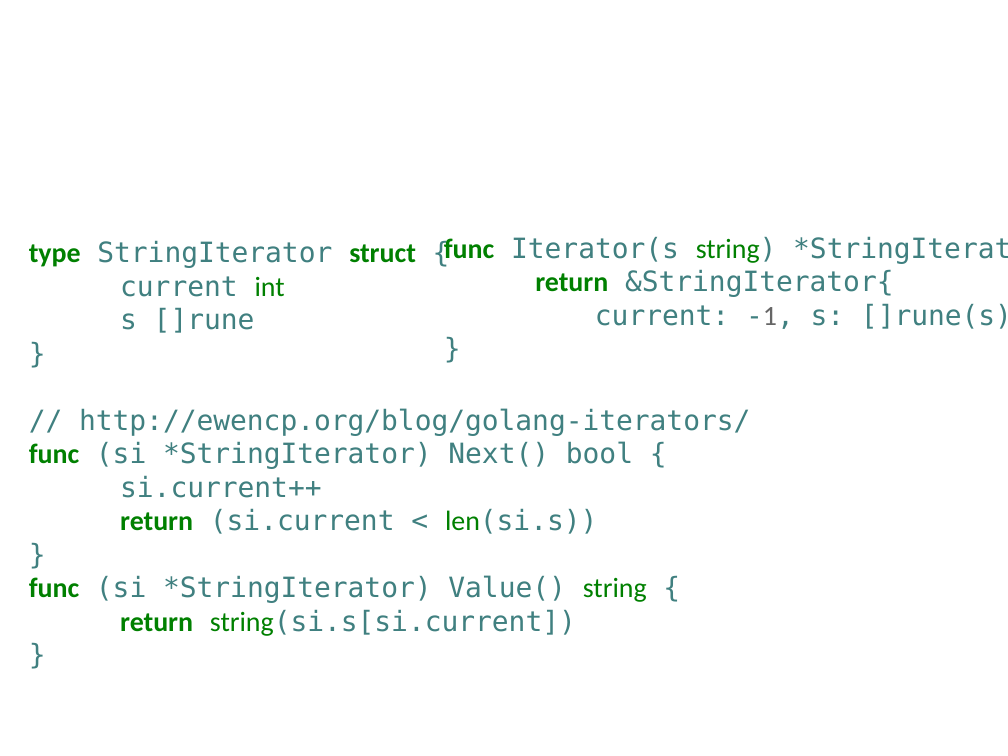
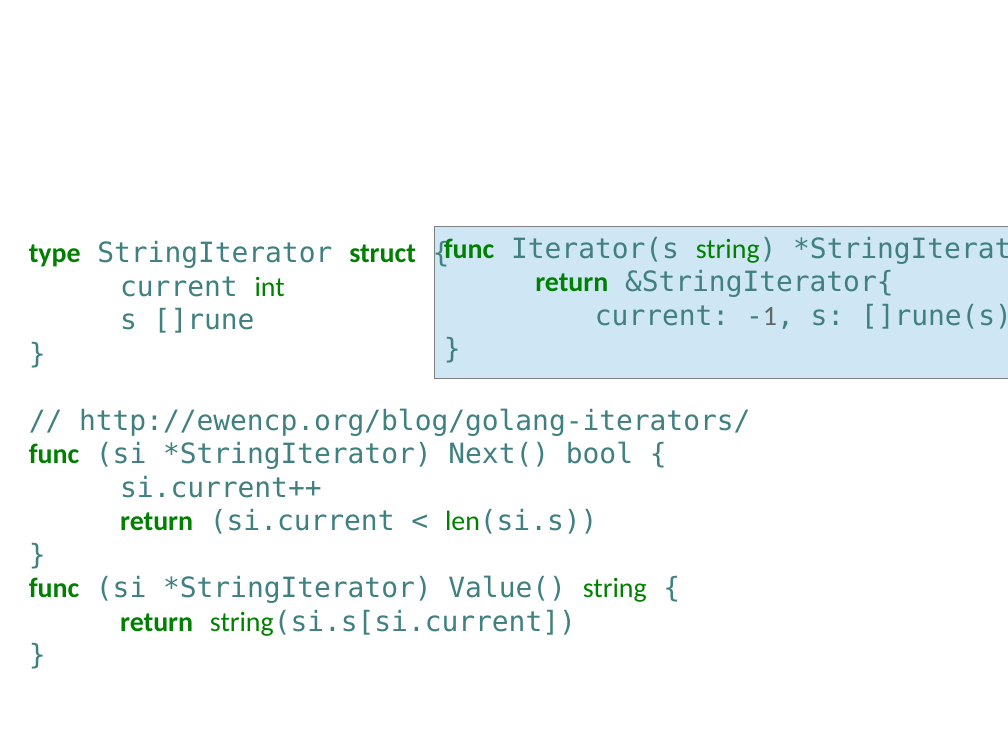
Before and after one commit to abramhindle/python-iteration-talk, a slide deck: slide 14 of iteration-talk-go.odp. Drawn at 1008x756 pixels with LibreOffice and Linux fonts; fonts in the diff are those of the drawing; background and template pictures are left out. Boxes give left, top, right and bottom in pixels: in the first picture for what was removed or moved away, otherwise in the second. Text is boxed around its words. In the diff, an @@ line names an element or a change of style, - is before the commit and + after.

```diff
--- a/iteration-talk-go.odp
+++ b/iteration-talk-go.odp
@@ rectangle added at [435,226,1008,379], fill #CFE7F5, outline #808080 0 pt @@
```
Also in this commit, not shown: 8 other slides changed, 12 slides added, 3 slides removed, 1 other file.
